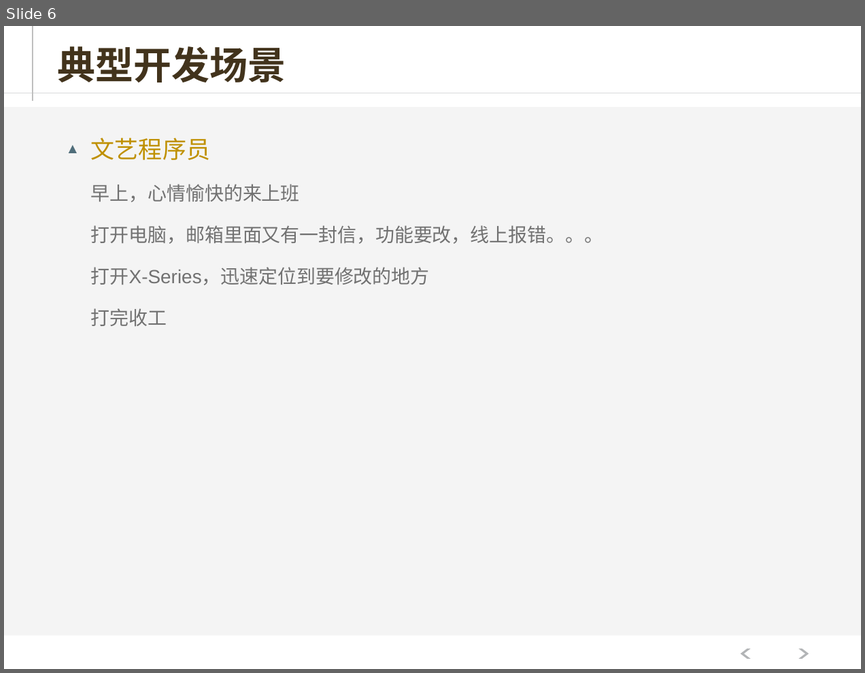
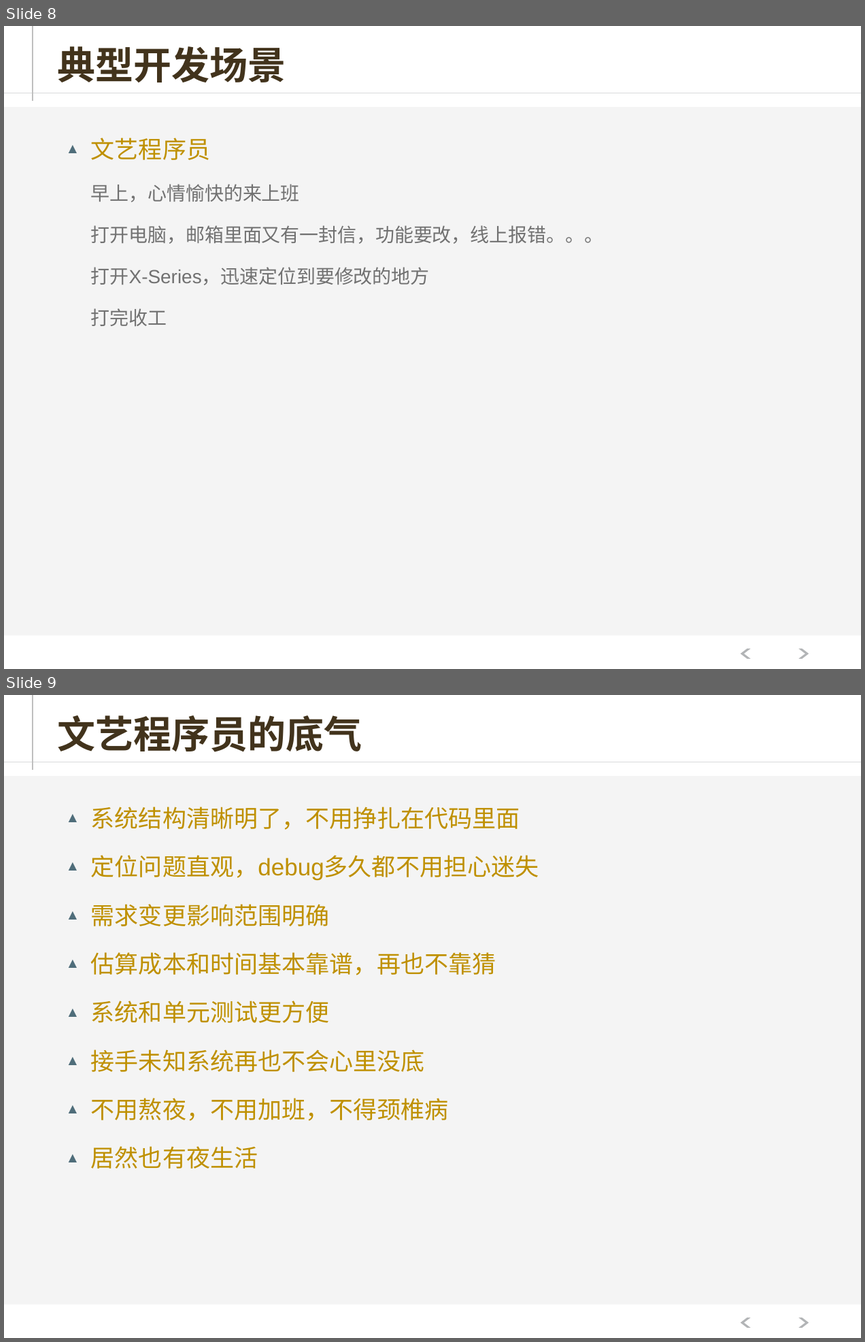
Before and after one commit to hejiehui/xross-tools-installer, a slide deck: doc/X-series V2.pptx. Shown one above the other, each under a label of ours: slide 6 before the commit, slides 8 and 9 after it. The pictures are 865x673 and 865x1342 pixels, drawn with LibreOffice and Linux fonts; fonts in the diff are those of the drawing. Boxes give left, top, right and bottom in pixels: in the first picture for what was removed or moved away, otherwise in the second. Text is boxed around its words. In the diff, an @@ line names an element or a change of style, - is before the commit and + after.

```diff
--- a/doc/X-series V2.pptx
+++ b/doc/X-series V2.pptx
@@ slide 9 added at (4,695,861,1338), background #FFFFFF; not listed: 5 template elements that a slide beside it also shows @@
@@ title added at (57,715,362,752), 32 pt, text #42331C, bold @@
+文艺程序员的底气
@@ text added at (91,807,538,1168), 20 pt, text #BF9000 @@
+▲ 系统结构清晰明了，不用挣扎在代码里面
+▲ 定位问题直观，debug多久都不用担心迷失
+▲ 需求变更影响范围明确
+▲ 估算成本和时间基本靠谱，再也不靠猜
+▲ 系统和单元测试更方便
+▲ 接手未知系统再也不会心里没底
+▲ 不用熬夜，不用加班，不得颈椎病
+▲ 居然也有夜生活
@@ what was slide 6 is now slide 8 @@
```
Also in this commit, not shown: 7 slides changed, 4 other slides added, 2 slides removed.
